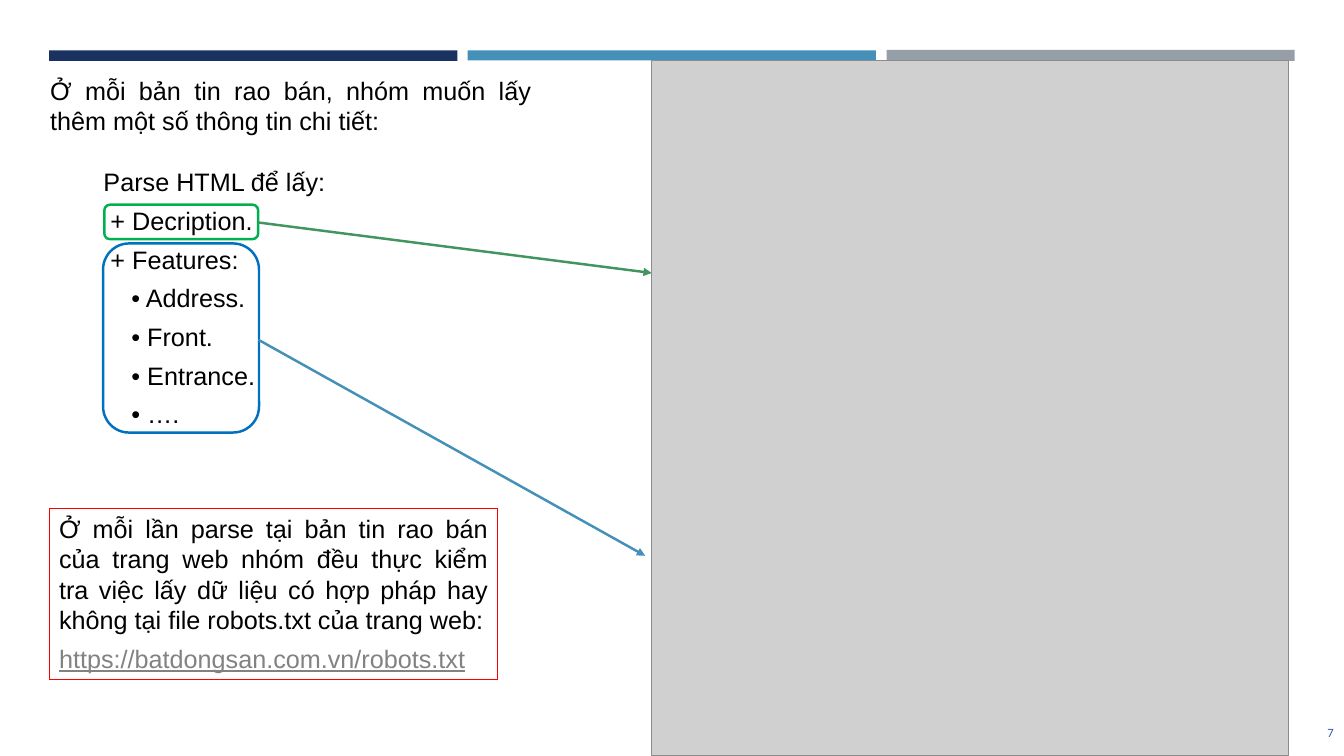
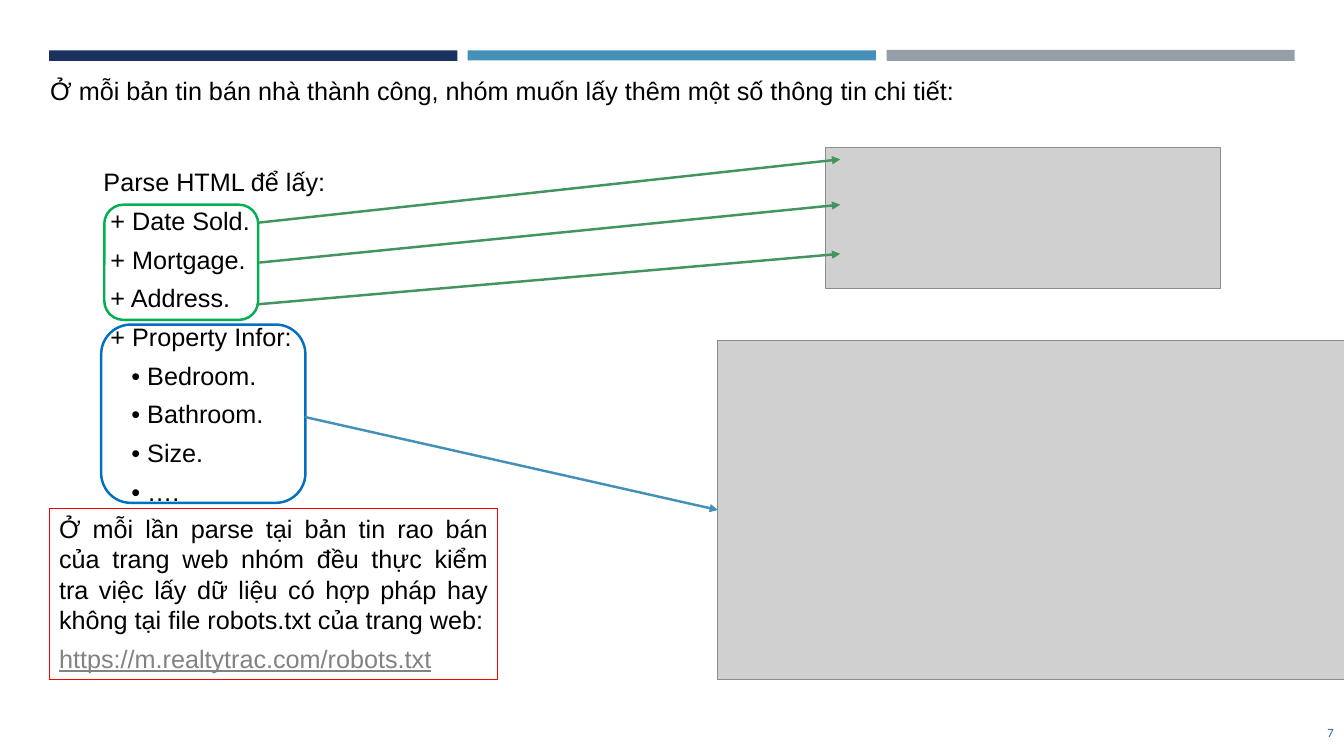
Before and after one commit to dpnam/DS-Final-Project, a slide deck: slide 7 of report-slide/BaoCaoLan01_DS.pptx. Drawn at 1344x756 pixels with LibreOffice and Linux fonts; fonts in the diff are those of the drawing; grey boxes stand for pictures. Boxes give left, top, right and bottom in pixels: in the first picture for what was removed or moved away, otherwise in the second. Text is boxed around its words. In the diff, an @@ line names an element or a change of style, - is before the commit and + after.

```diff
--- a/report-slide/BaoCaoLan01_DS.pptx
+++ b/report-slide/BaoCaoLan01_DS.pptx
@@ text at (50,80,954,106): text changed @@
-Ở mỗi bản tin rao bán, nhóm muốn lấy thêm một số thông tin chi tiết:
+Ở mỗi bản tin bán nhà thành công, nhóm muốn lấy thêm một số thông tin chi tiết:
@@ picture removed at (652,60,1289,756) @@
@@ picture added at (825,148,1221,289) @@
@@ arrow added from (259, 223) to (841, 159), #42955F 1.75 pt @@
@@ rounded rectangle: place and size @@
-rounded rectangle at (104,205,258,239)
+rounded rectangle at (104,205,258,320)
@@ arrow moved from (259, 223) - (652, 273) to (260, 262) - (841, 205) @@
@@ text at (131,211,291,463): text changed @@
-+ Decription.
-+ Features:
-• Address.
-• Front.
-• Entrance.
++ Date Sold.
++ Mortgage.
++ Address.
++ Property Infor:
+• Bedroom.
+• Bathroom.
+• Size.
@@ arrow added from (257, 304) to (841, 254), #42955F 1.75 pt @@
@@ rounded rectangle: place and size @@
-rounded rectangle at (103,244,259,434)
+rounded rectangle at (101,325,306,503)
@@ picture added at (718,340,1344,680) @@
@@ arrow moved from (259, 340) - (645, 556) to (306, 417) - (718, 510) @@
@@ text in rectangle at (59,650,431,673): text changed @@
-https://batdongsan.com.vn/robots.txt
+https://m.realtytrac.com/robots.txt
```
Also in this commit, not shown: 6 other slides changed, 2 slides added, 23 other files.
